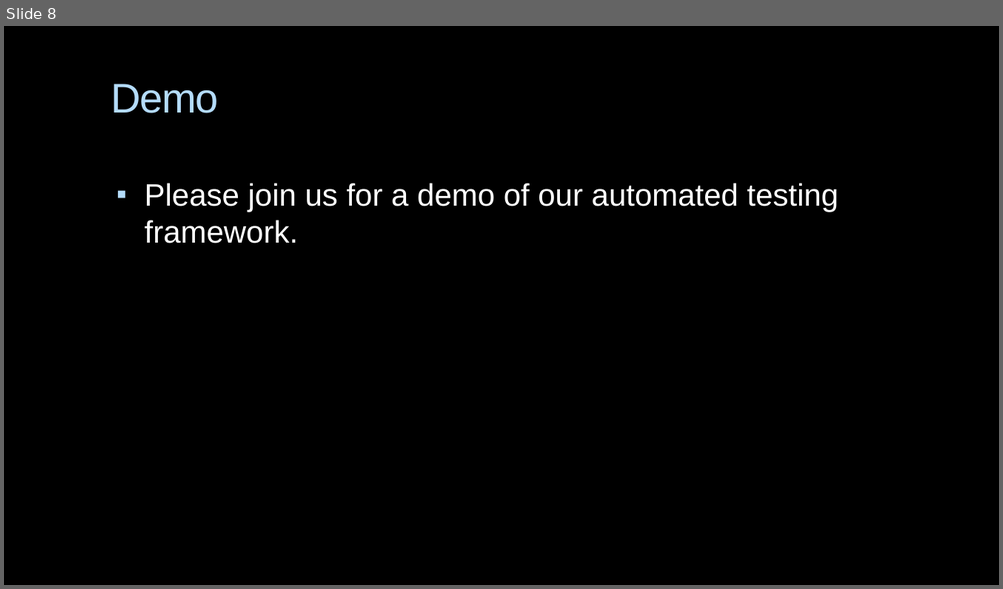
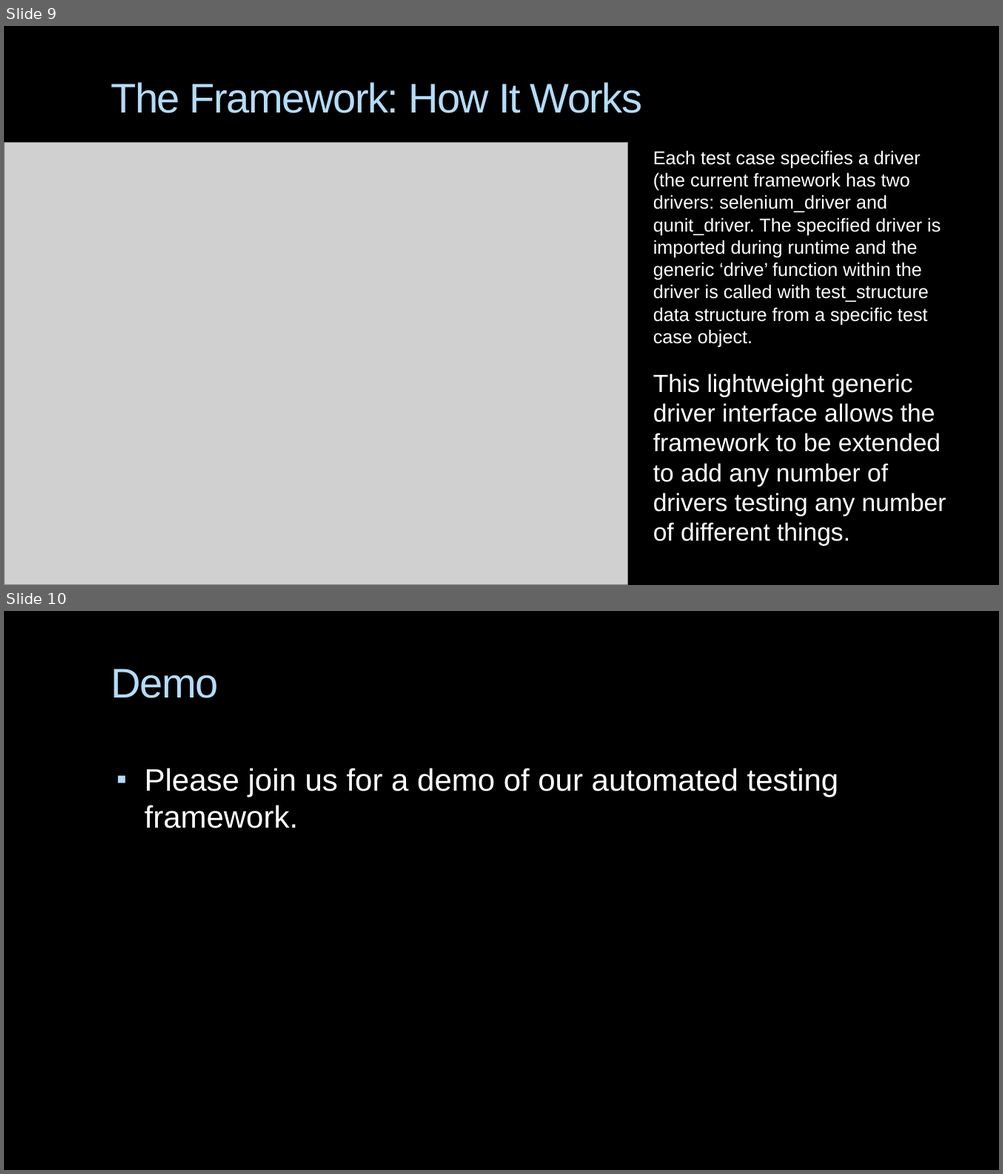
Before and after one commit to CSCI-362-03-2015/Team2, a slide deck: TeamToo_presentation.pptx. Shown one above the other, each under a label of ours: slide 8 before the commit, slides 9 and 10 after it. The pictures are 1003x589 and 1003x1174 pixels, drawn with LibreOffice and Linux fonts; fonts in the diff are those of the drawing; grey boxes stand for pictures; background and template pictures are left out. Boxes give left, top, right and bottom in pixels: in the first picture for what was removed or moved away, otherwise in the second. Text is boxed around its words. In the diff, an @@ line names an element or a change of style, - is before the commit and + after.

```diff
--- a/TeamToo_presentation.pptx
+++ b/TeamToo_presentation.pptx
@@ slide 9 added at [4,26,999,585], background picture (left out) @@
@@ title added at [111,82,643,113], 40 pt, text #B4DCFA @@
+The Framework: How It Works
@@ picture added at [4,142,628,585] @@
@@ text added at [653,150,940,348], 18 pt, text #FFFFFF @@
+Each test case specifies a driver (the current framework has two drivers: selenium_driver and qunit_driver. The specified driver is imported during runtime and the generic ‘drive’ function within the driver is called with test_structure data structure from a specific test case object.
@@ text added at [653,374,946,546], 24 pt, text #FFFFFF @@
+This lightweight generic driver interface allows the framework to be extended to add any number of drivers testing any number of different things.
@@ what was slide 8 is now slide 10 @@
```
Also in this commit, not shown: 6 slides changed, 2 other slides added, 2 other files.
